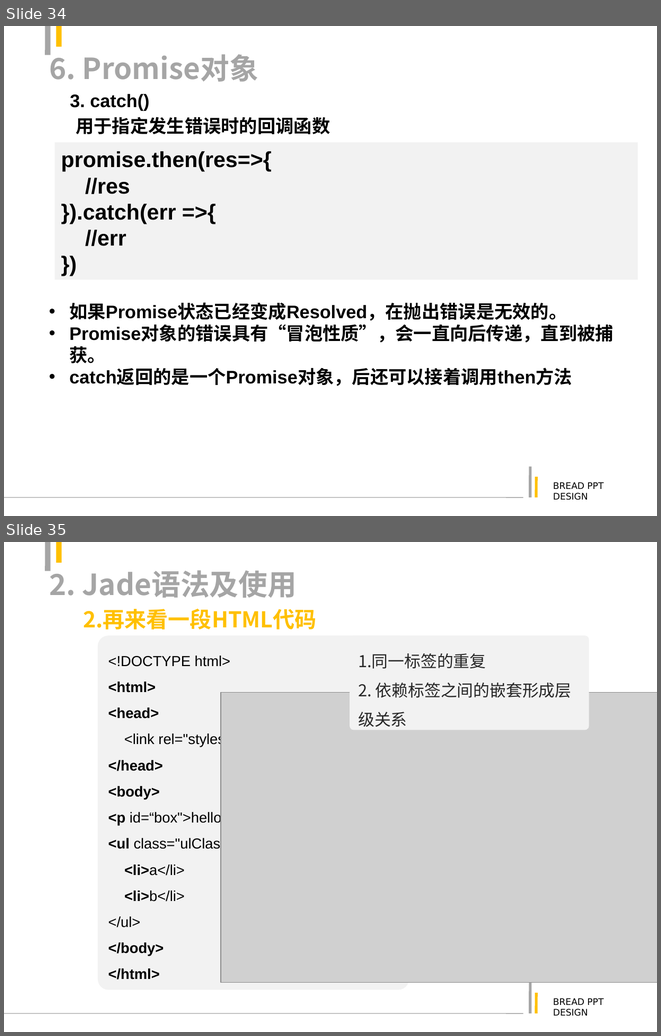
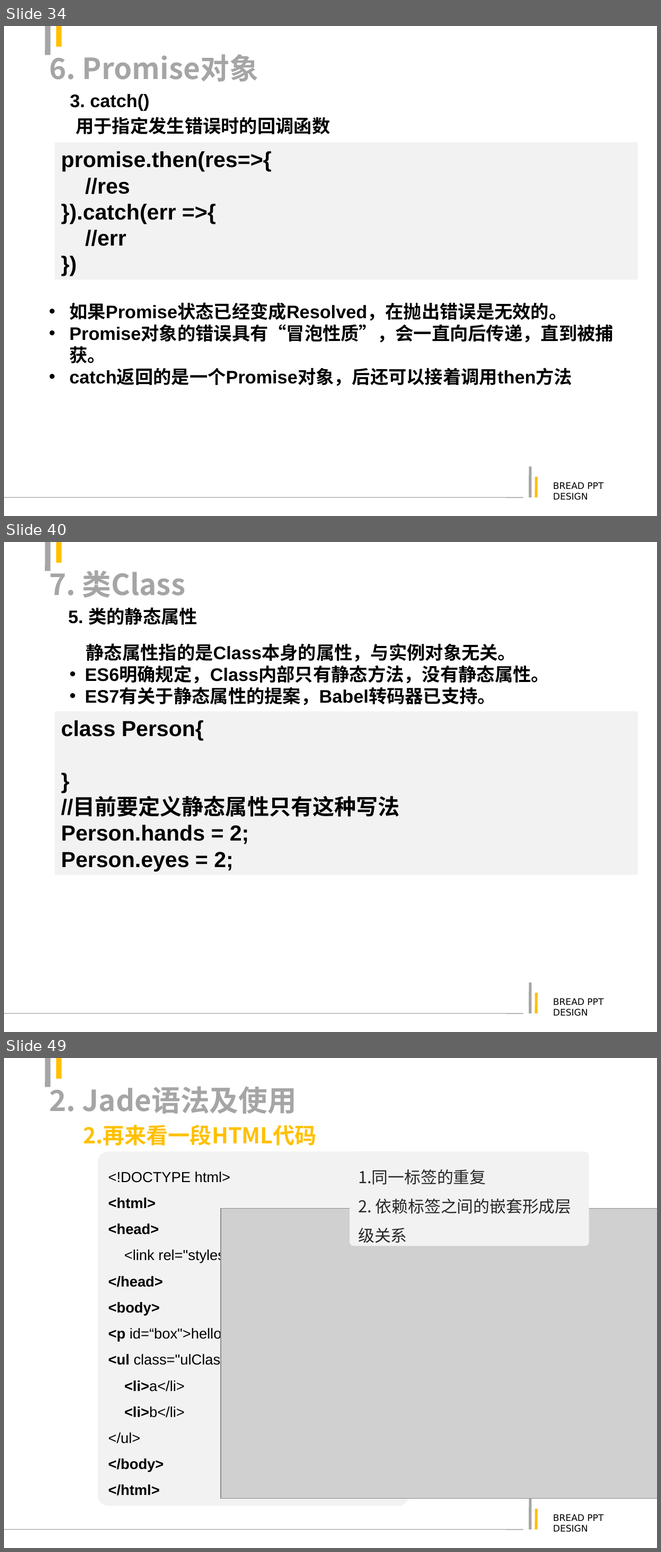
Before and after one commit to justforuse/psae-es6, a slide deck: es6.ppt. Shown one above the other, each under a label of ours: slides 34 and 35 before the commit, slides 34, 40 and 49 after it; the slides between them are not shown. The pictures are 661x1036 and 661x1552 pixels, drawn with LibreOffice and Linux fonts; fonts in the diff are those of the drawing; grey boxes stand for pictures. Boxes give left, top, right and bottom in pixels: in the first picture for what was removed or moved away, otherwise in the second. Text is boxed around its words. In the diff, an @@ line names an element or a change of style, - is before the commit and + after.

```diff
--- a/es6.ppt
+++ b/es6.ppt
@@ slide 40 added at (4, 542, 657, 1032), background #FFFFFF; not listed: 6 template elements that a slide beside it also shows @@
@@ title added at (49, 565, 186, 598), 32 pt, text #A5A5A5, bold @@
+7. 类Class
@@ text added at (68, 607, 197, 625), 20 pt, text #000000, bold @@
+5. 类的静态属性
@@ text added at (85, 643, 549, 705), 20 pt, text #000000, bold @@
+静态属性指的是Class本身的属性，与实例对象无关。
+• ES6明确规定，Class内部只有静态方法，没有静态属性。
+• ES7有关于静态属性的提案，Babel转码器已支持。
@@ rectangle added at (55, 711, 638, 874), fill #F2F2F2, 24 pt, text #000000, bold @@
+class Person{
+}
+//目前要定义静态属性只有这种写法
+Person.hands = 2;
+Person.eyes = 2;
@@ what was slide 35 is now slide 49 @@
```
Also in this commit, not shown: 3 slides changed, 13 other slides added, 5 other files.
